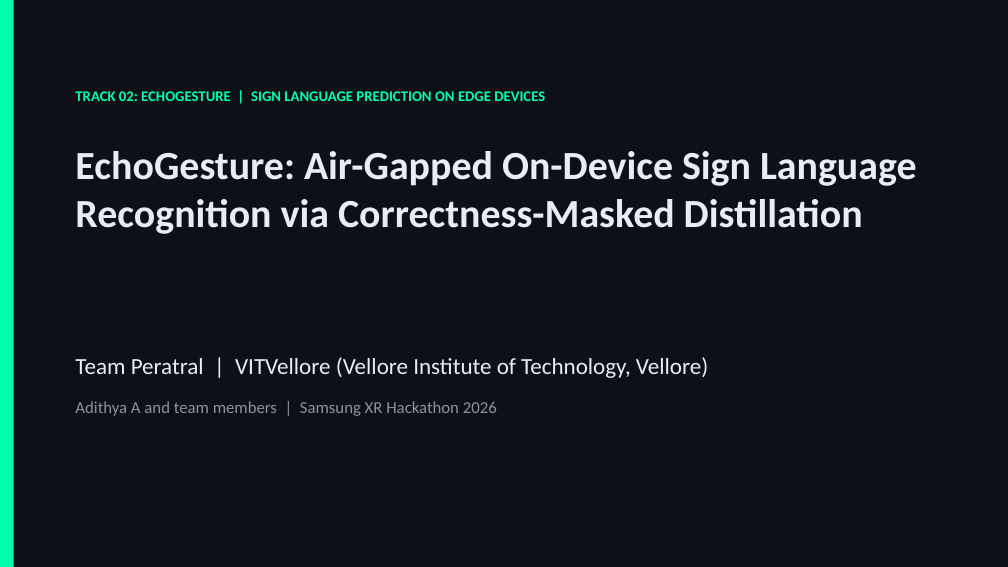
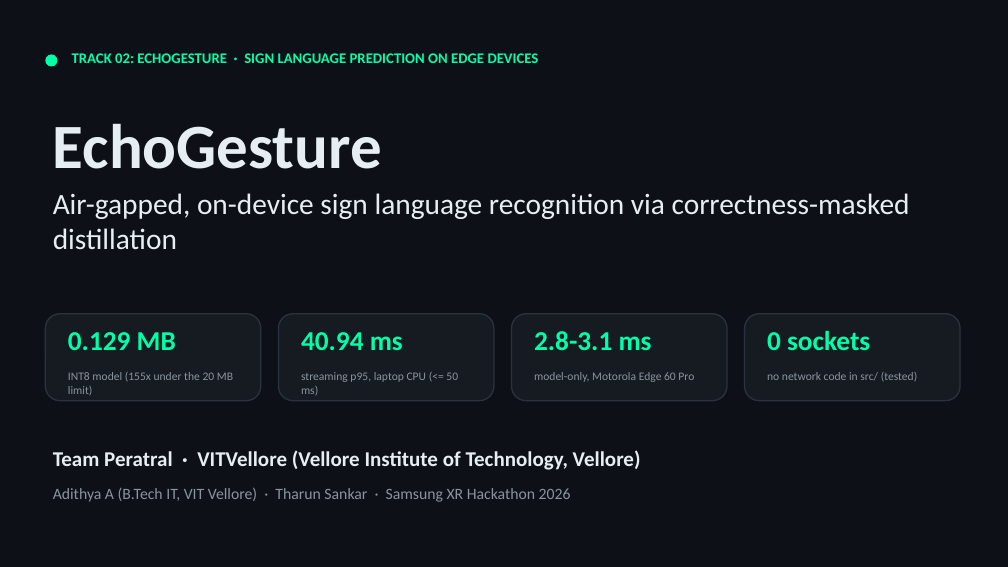
Before and after one commit to Veladicodes/EchoGesture_Peratral, a slide deck: slide 1 of VITVellore_Peratral_Submission_ppt.pptx. Drawn at 1008x567 pixels with LibreOffice and Linux fonts; fonts in the diff are those of the drawing. Boxes give left, top, right and bottom in pixels: in the first picture for what was removed or moved away, otherwise in the second. Text is boxed around its words. In the diff, an @@ line names an element or a change of style, - is before the commit and + after.

Commit message:
Submission deck: final polish, team member Tharun Sankar, live HUD capture, edge-wins callout

```diff
--- a/VITVellore_Peratral_Submission_ppt.pptx
+++ b/VITVellore_Peratral_Submission_ppt.pptx
@@ rectangle removed at [0,0,14,567] @@
@@ ellipse added at [45,54,57,67], fill #00FFAA @@
@@ text at [72,53,539,63]: text changed @@
-TRACK 02: ECHOGESTURE | SIGN LANGUAGE PREDICTION ON EDGE DEVICES
+TRACK 02: ECHOGESTURE · SIGN LANGUAGE PREDICTION ON EDGE DEVICES
@@ text added at [53,123,382,169], 60 pt, text #E6EDF3, bold @@
+EchoGesture
@@ text at [53,193,910,250]: text changed; size 38 to 28 pt; bold off @@
-EchoGesture: Air-Gapped On-Device Sign Language Recognition via Correctness-Masked Distillation
+Air-gapped, on-device sign language recognition via correctness-masked distillation
@@ rounded rectangle added at [45,314,261,401], fill #161B22, outline #2A333D 1.25 pt @@
@@ rounded rectangle added at [278,314,494,401], fill #161B22, outline #2A333D 1.25 pt @@
@@ rounded rectangle added at [512,314,727,401], fill #161B22, outline #2A333D 1.25 pt @@
@@ rounded rectangle added at [745,314,960,401], fill #161B22, outline #2A333D 1.25 pt @@
@@ text added at [68,332,176,350], 26 pt, text #00FFAA, bold @@
+0.129 MB
@@ text added at [301,332,403,350], 26 pt, text #00FFAA, bold @@
+40.94 ms
@@ text added at [534,331,652,351], 26 pt, text #00FFAA, bold @@
+2.8-3.1 ms
@@ text added at [767,331,870,351], 26 pt, text #00FFAA, bold @@
+0 sockets
@@ text added at [68,372,233,395], 11 pt, text #8B949E @@
+INT8 model (155x under the 20 MB limit)
@@ text added at [301,372,458,395], 11 pt, text #8B949E @@
+streaming p95, laptop CPU (<= 50 ms)
@@ text added at [534,372,694,382], 11 pt, text #8B949E @@
+model-only, Motorola Edge 60 Pro
@@ text added at [767,372,918,381], 11 pt, text #8B949E @@
+no network code in src/ (tested)
@@ text at [53,450,641,470]: text changed; size 22 to 20 pt; bold on @@
-Team Peratral | VITVellore (Vellore Institute of Technology, Vellore)
+Team Peratral · VITVellore (Vellore Institute of Technology, Vellore)
@@ text at [53,488,571,502]: text changed; size 16 to 15 pt @@
-Adithya A and team members | Samsung XR Hackathon 2026
+Adithya A (B.Tech IT, VIT Vellore) · Tharun Sankar · Samsung XR Hackathon 2026
```
Also in this commit, not shown: 8 other slides changed, 3 other files.
